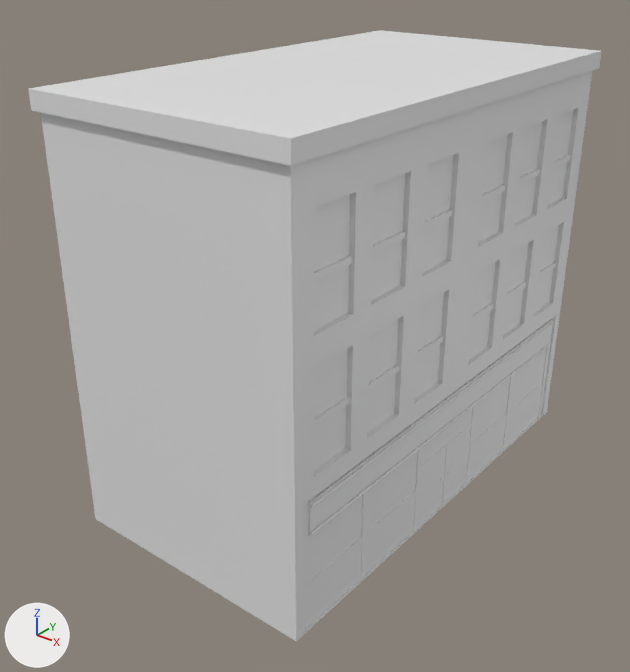
Renders of the Blender file cubeman-resources/models/scenario/Level Prologue/Buildings/model-scenario-static-level0-building-3.blend from each side of a commit.
Camera for both pictures: a camera (50 mm lens) standing at (15.8, -27.5, 23.0) and looking at (-4.9, -1.5, 6.9). Arrows for +X, +Y and +Z are at lower left; the lights stay in place.

In view in the first picture: 'building'.
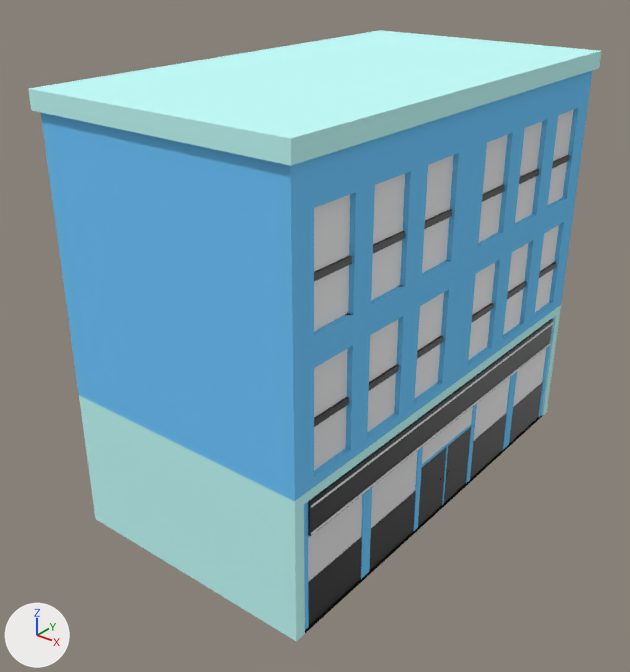
Changed parts and their boxes (x1, y1, x2, y2) in the pictures (630 x 672 px):
part 1 of me_cube_001, recoloured
    both: (28, 30, 601, 641)
part 2 of me_cube_001, recoloured
    both: (308, 155, 570, 626)
part 3 of me_cube_001, recoloured
    both: (311, 322, 554, 535)

The change in detail:
Picture 'texture' (img_texture) is new.
Material 'material_brick' (mat_material_brick) is new.
Its texture is img_texture.
Its specular ior level is 0.0.
Material 'material_emissive_blue' (mat_material_emissive_blue) is new.
Its base color is (0.8, 0.8, 0.8) (white #e7e7e7).
Material 'material_metal' (mat_material_metal) is new.
Its texture is img_texture.
me_cube_001 has 434 vertices, 309 faces and spans x -10.2..1.2, y -10.2..10.2, z 0.0..17.7.
me_cube_001 is used by ob_building; location (0.0, 0.0, 0.0).
me_cube_001 part 1: 221 of the faces centred in x -10.2..1.2, y -10.2..10.2, z 0.0..17.7 switch from mat_material (its picture is missing) to mat_material_brick (picture img_texture).
me_cube_001 part 2: 59 of the faces centred in x 0.8..1.0, y -9.2..9.2, z 1.0..13.4 switch from mat_material (its picture is missing) to mat_material_metal (picture img_texture).
me_cube_001 part 3: 12 of the faces centred in x 1.0..1.1, y -9.2..9.2, z 4.2..5.4 switch from mat_material (its picture is missing) to mat_material_emissive_blue (white #e7e7e7).
